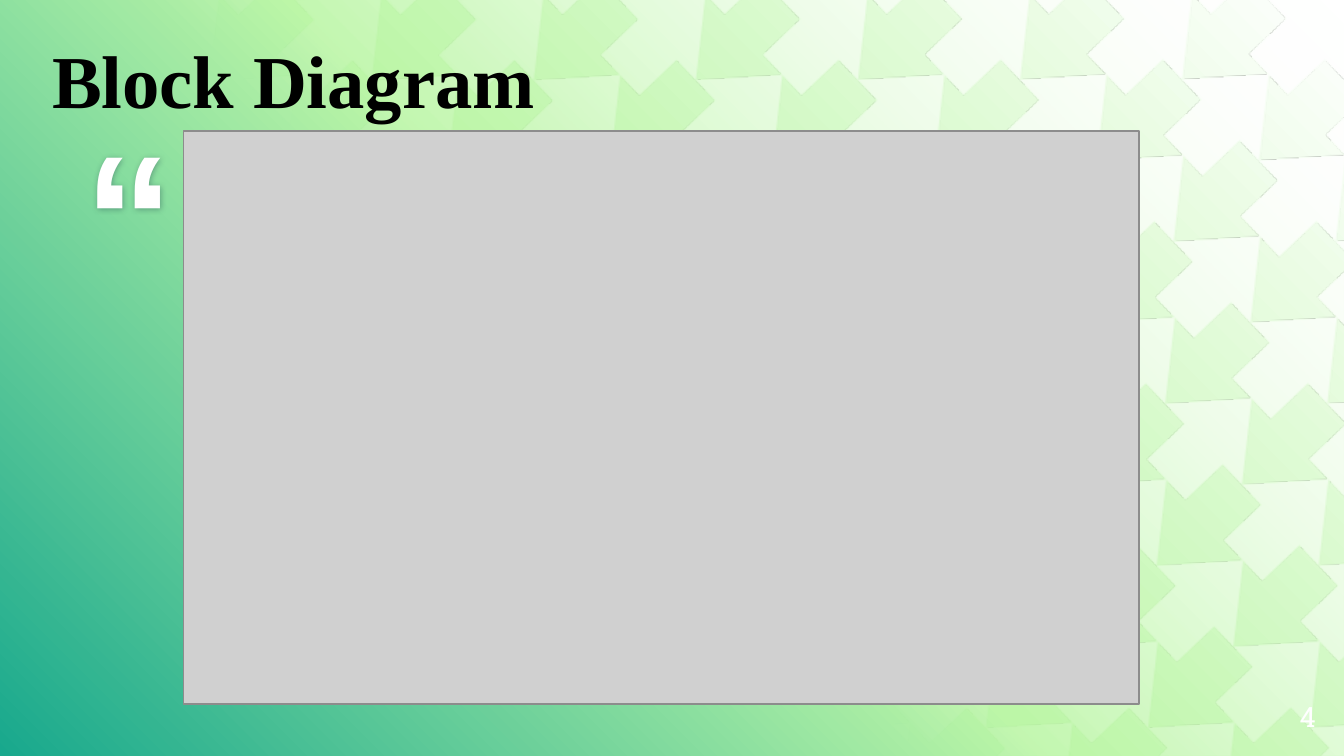
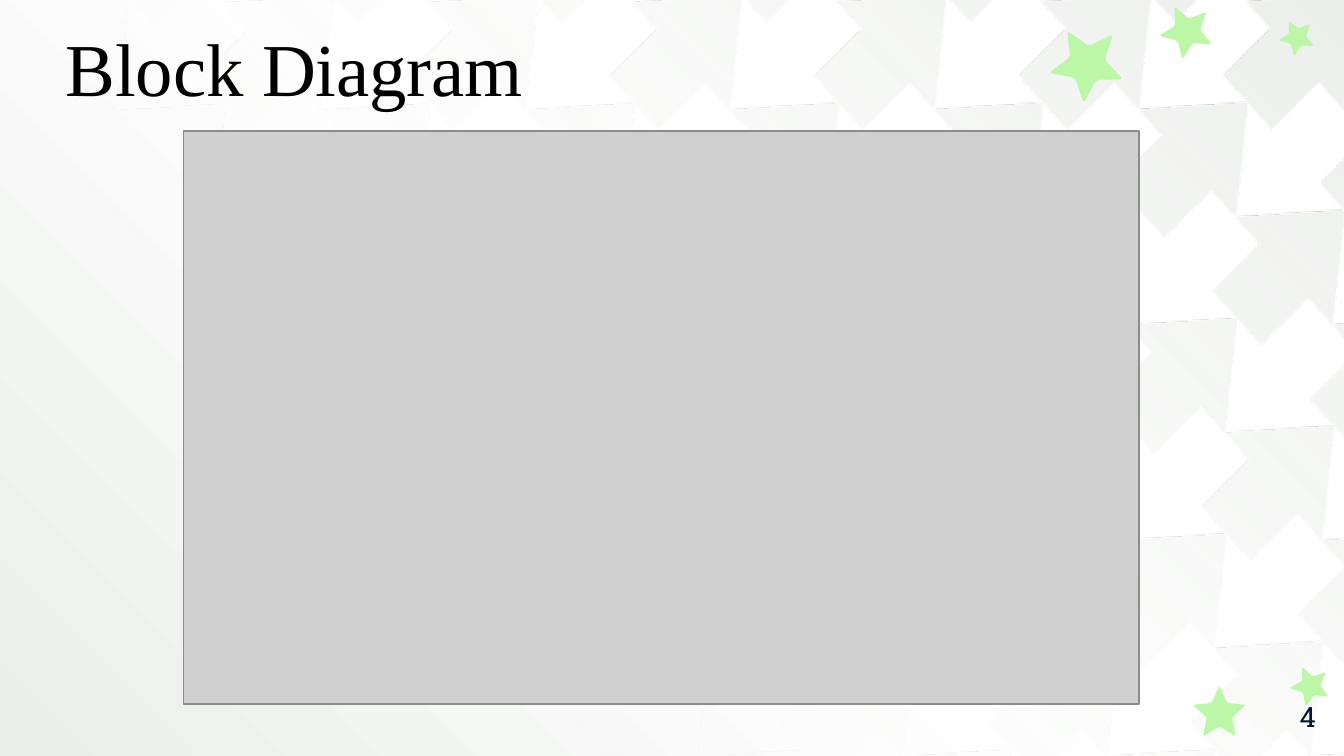
Before and after one commit to ThanigaivelGanapathi/ML-Mini-Project, a slide deck: slide 4 of College Report PPT.pptx. Drawn at 1344x756 pixels with LibreOffice and Linux fonts; fonts in the diff are those of the drawing; grey boxes stand for pictures. Boxes give left, top, right and bottom in pixels: in the first picture for what was removed or moved away, otherwise in the second. Text is boxed around its words. In the diff, an @@ line names an element or a change of style, - is before the commit and + after.

```diff
--- a/College Report PPT.pptx
+++ b/College Report PPT.pptx
@@ background gradient #FFFFFF to #BCF6A7 to #18A88D to gradient #FFFFFF to #EBEEEA @@
@@ text "Block Diagram" at (65, 44, 523, 111): bold off; line spacing 1.15 to 1 @@
@@ freeform shape: place and size @@
-freeform shape at (62, 0, 1344, 756)
+freeform shape at (71, 0, 1344, 756)
@@ freeform shape at (71, 0, 1344, 756): fill gradient #FFFFFF to gradient #EBEEEA to #FFFFFF @@
@@ freeform shape added at (1040, 14, 1137, 110), fill #BCF6A7 @@
@@ freeform shape added at (1152, 0, 1219, 63), fill #BCF6A7 @@
@@ freeform shape added at (1274, 14, 1319, 58), fill #BCF6A7 @@
@@ text removed at (85, 102, 165, 198) @@
-“
@@ freeform shape added at (1286, 659, 1338, 711), fill #BCF6A7 @@
@@ freeform shape added at (1193, 687, 1245, 735), fill #BCF6A7 @@
@@ page number at (1300, 701, 1316, 727): text colour #FFFFFF to #011733 @@
```
Also in this commit, not shown: 4 other slides changed, 6 slides added, 5 slides removed.
